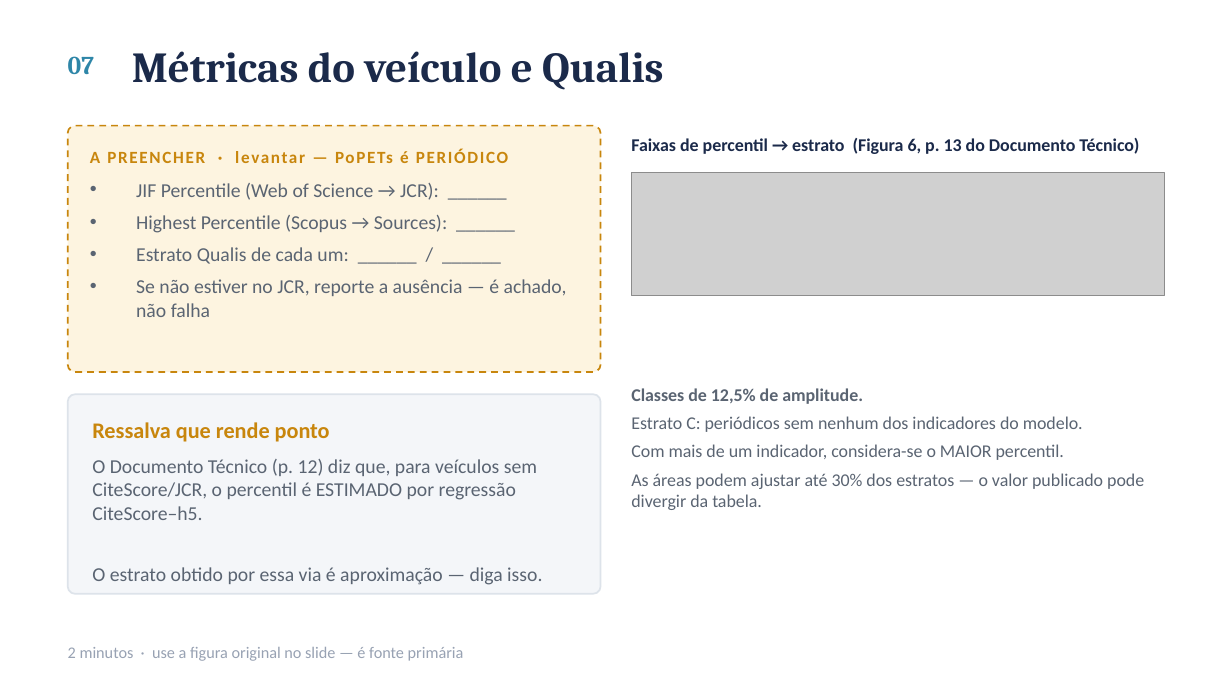
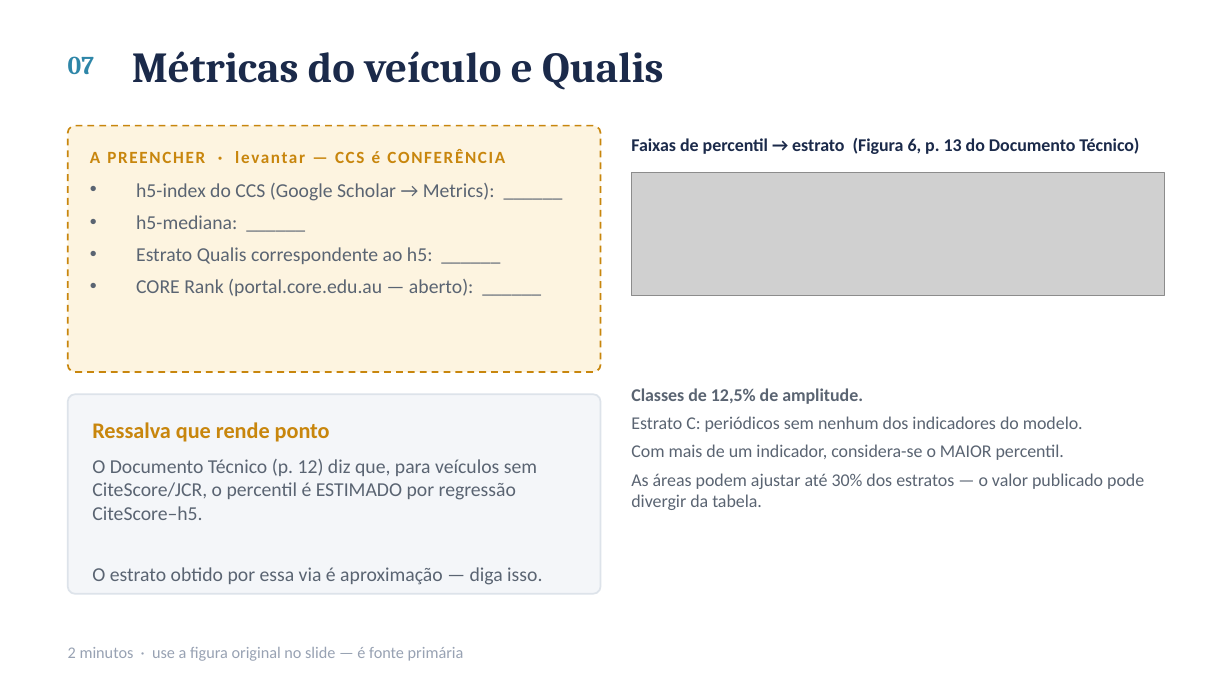
Before and after one commit to ClaudioAMF1/TCC, a slide deck: slide 8 of seminario/seminario-analise-de-artigo.pptx. Drawn at 1232x693 pixels with LibreOffice and Linux fonts; fonts in the diff are those of the drawing; grey boxes stand for pictures. Boxes give left, top, right and bottom in pixels: in the first picture for what was removed or moved away, otherwise in the second. Text is boxed around its words. In the diff, an @@ line names an element or a change of style, - is before the commit and + after.

```diff
--- a/seminario/seminario-analise-de-artigo.pptx
+++ b/seminario/seminario-analise-de-artigo.pptx
@@ text at (90, 149, 505, 163): text changed @@
-A PREENCHER · levantar — PoPETs é PERIÓDICO
+A PREENCHER · levantar — CCS é CONFERÊNCIA
@@ text at (136, 183, 495, 296): text changed @@
-• JIF Percentile (Web of Science → JCR): ______
-• Highest Percentile (Scopus → Sources): ______
-• Estrato Qualis de cada um: ______ / ______
-• Se não estiver no JCR, reporte a ausência — é achado, não falha
+• h5-index do CCS (Google Scholar → Metrics): ______
+• h5-mediana: ______
+• Estrato Qualis correspondente ao h5: ______
+• CORE Rank (portal.core.edu.au — aberto): ______
```
Also in this commit, not shown: 2 other slides changed, 2 other files.
